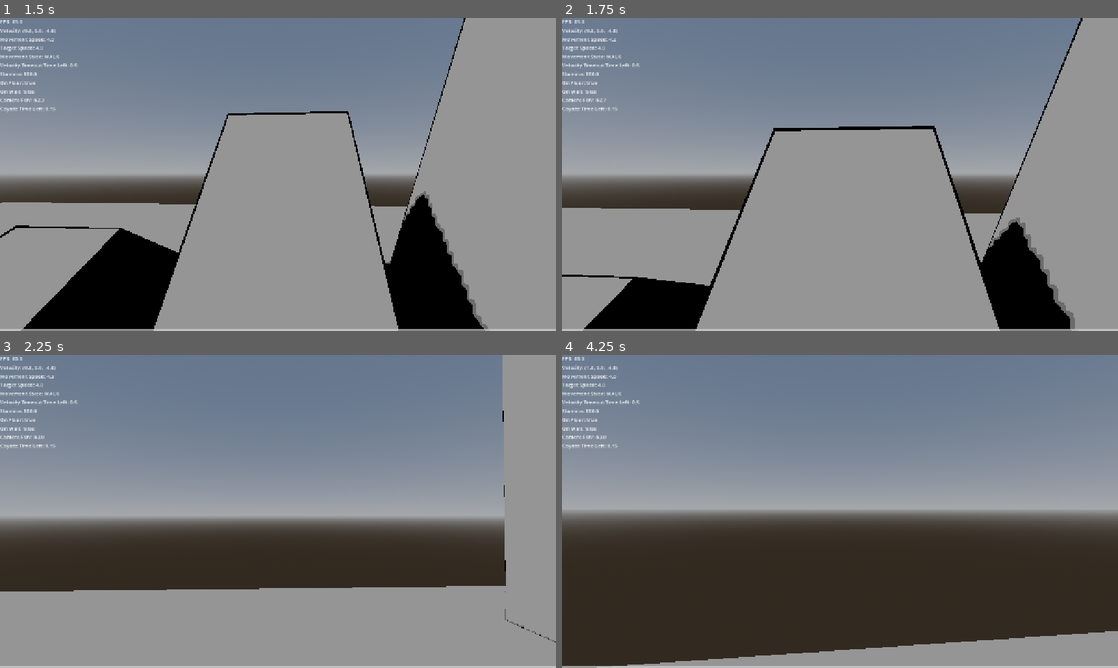
Above: before the commit, frames 1-4 (two rows, left to right).
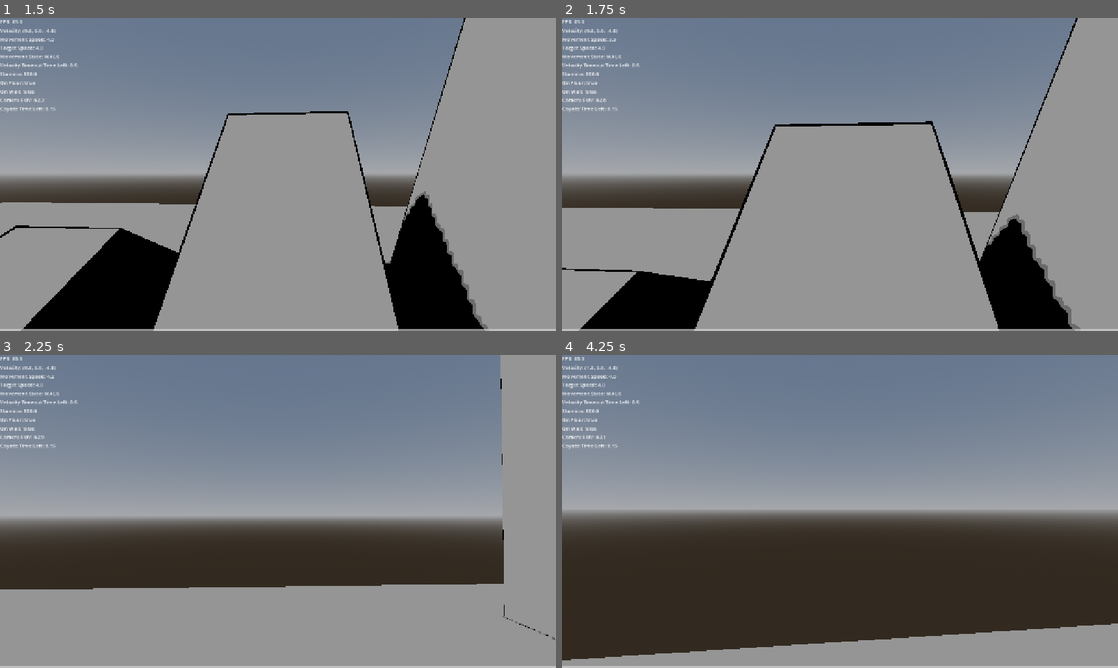
Above: after the commit, the same moments.

Repository: naxemis/multiplayer-fps
Game: Godot game, scene res://scenes/root/root.tscn
The game is run twice, just before and just after one commit, with the same random seed, the same clock (stepped at 60 frames per second) and the same inputs.
Inputs (mouse positions are in pixels of both pictures, inside the frame that each line leads up to):
- Up to frame 1 (1.5 s): tap Enter at 0.5 s; move the mouse to (305, 174) at 0.52 s; hold W (forward) from 0.53 s (still down); tap C (slide) at 0.6 s; tap Ctrl (change_wall_jump_direction) at 0.77 s; move the mouse to (250, 174) at 1.27 s; tap Middle mouse button (free_look) at 1.35 s
- Up to frame 2 (1.75 s): keep holding W (forward); tap Ctrl (change_wall_jump_direction) at 1.52 s; tap C (slide) at 1.55 s
- Up to frame 3 (2.25 s): keep holding W (forward); move the mouse to (289, 505) at 2.02 s; tap Shift (run) at 2.1 s
- Up to frame 4 (4.25 s): keep holding W (forward); tap C (slide) at 2.3, 2.85, 3.6 s; move the mouse to (834, 517) at 2.77 s; tap Ctrl (change_wall_jump_direction) at 3.02, 3.77 s; move the mouse to (878, 514) at 3.52 s

Frame 1 is identical in both runs. In frame 2, 2.3% of the frame differs, in the area x 0-94%, y 0-100%; in frame 3, 0.8%; in frame 4, 2.7%, in the area x 0-100%, y 25-100%.

Commit message:
feat(movement_controller): re-add slope modulation to slide target

Diff:
--- a/scripts/player/components/movement_controller.gd
+++ b/scripts/player/components/movement_controller.gd
@@ -34,6 +34,10 @@
 ## Maximum speed a single slide can add on top of the speed the player entered the slide with.
 ## Effective slide target is clamped to [code]entry_speed + max_slide_speed_gain[/code], so chaining slides is needed to reach [member slide_speed] from a walking start.
 @export var max_slide_speed_gain: float = 2.0
+## Extra slide target added per unit of downhill steepness (positive slope dot product).
+@export var slide_downhill_boost: float = 4.0
+## Slide target penalty applied per unit of uphill steepness (negative slope dot product).
+@export var slide_uphill_brake: float = 6.0
 
 @export_category("Speed Inertia")
 ## Default lerp rate (per second) used while ramping [member movement_speed] up toward the target in [code]IDLE[/code], [code]CROUCH[/code] and [code]WALK[/code].
@@ -241,8 +245,16 @@
 		states.CROUCH: return crouch_speed if _has_movement_input() else idle_speed
 		states.WALK: return walk_speed
 		states.RUN: return run_speed
-		states.SLIDE: return minf(slide_speed, _slide_entry_speed + max_slide_speed_gain)
+		states.SLIDE:
+			var capped: float = minf(slide_speed, _slide_entry_speed + max_slide_speed_gain)
+			var slope: float = _slide_slope_value()
+			var factor: float = slide_downhill_boost if slope > 0.0 else slide_uphill_brake
+			return capped + slope * factor
 	return movement_speed
+
+func _slide_slope_value() -> float:
+	var proj: Vector3 = _player.get_floor_normal() * -_player.transform.basis.z
+	return proj.z + proj.x
 
 func _acceleration_speed_for_state(state: int) -> float:
 	var states := _state_machine.MovementStates
